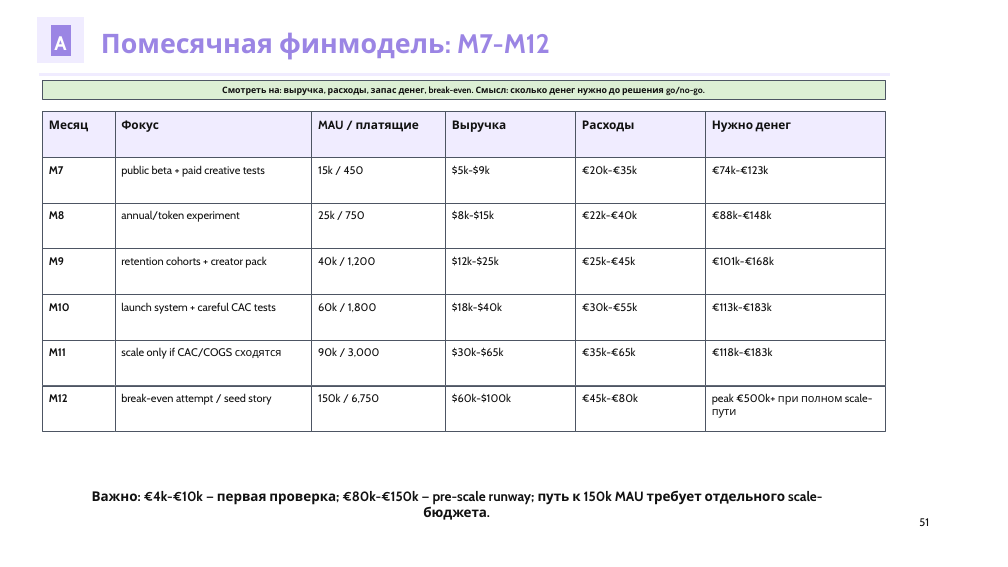
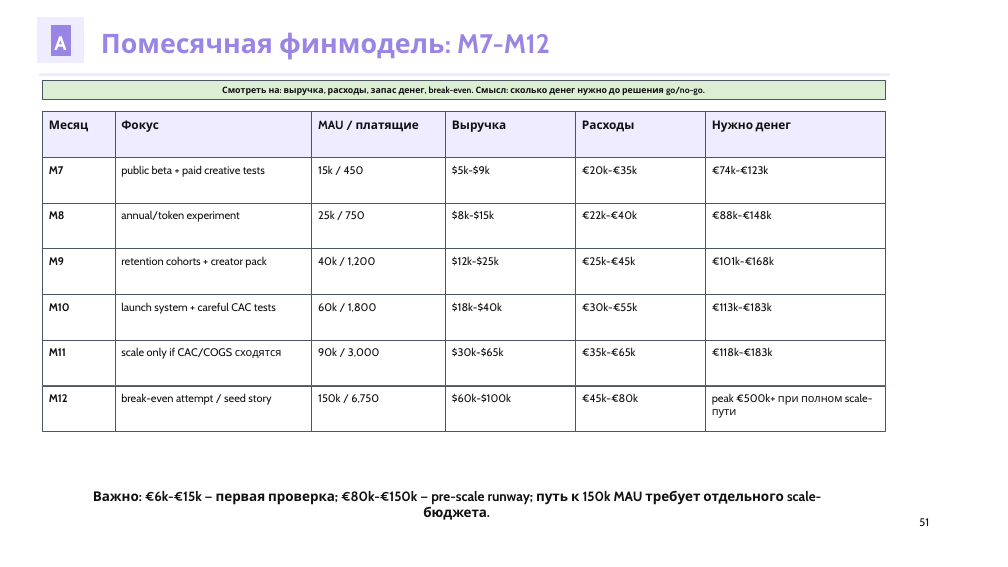
Before and after one commit to kirbudilov01/alina-research, a slide deck: slide 51 of output/pptx/AURA_TRENDVI_STYLE_DECK_V7.pptx. Drawn at 1008x567 pixels with LibreOffice and Linux fonts; fonts in the diff are those of the drawing. Boxes give left, top, right and bottom in pixels: in the first picture for what was removed or moved away, otherwise in the second. Text is boxed around its words. In the diff, an @@ line names an element or a change of style, - is before the commit and + after.

```diff
--- a/output/pptx/AURA_TRENDVI_STYLE_DECK_V7.pptx
+++ b/output/pptx/AURA_TRENDVI_STYLE_DECK_V7.pptx
@@ text at bbox=[93, 491, 821, 520]: text changed @@
-Важно: €4k-€10k — первая проверка; €80k-€150k — pre-scale runway; путь к 150k MAU требует отдельного scale-бюджета.
+Важно: €6k-€15k — первая проверка; €80k-€150k — pre-scale runway; путь к 150k MAU требует отдельного scale-бюджета.
```
Also in this commit, not shown: 6 other slides changed, 11 other files.
